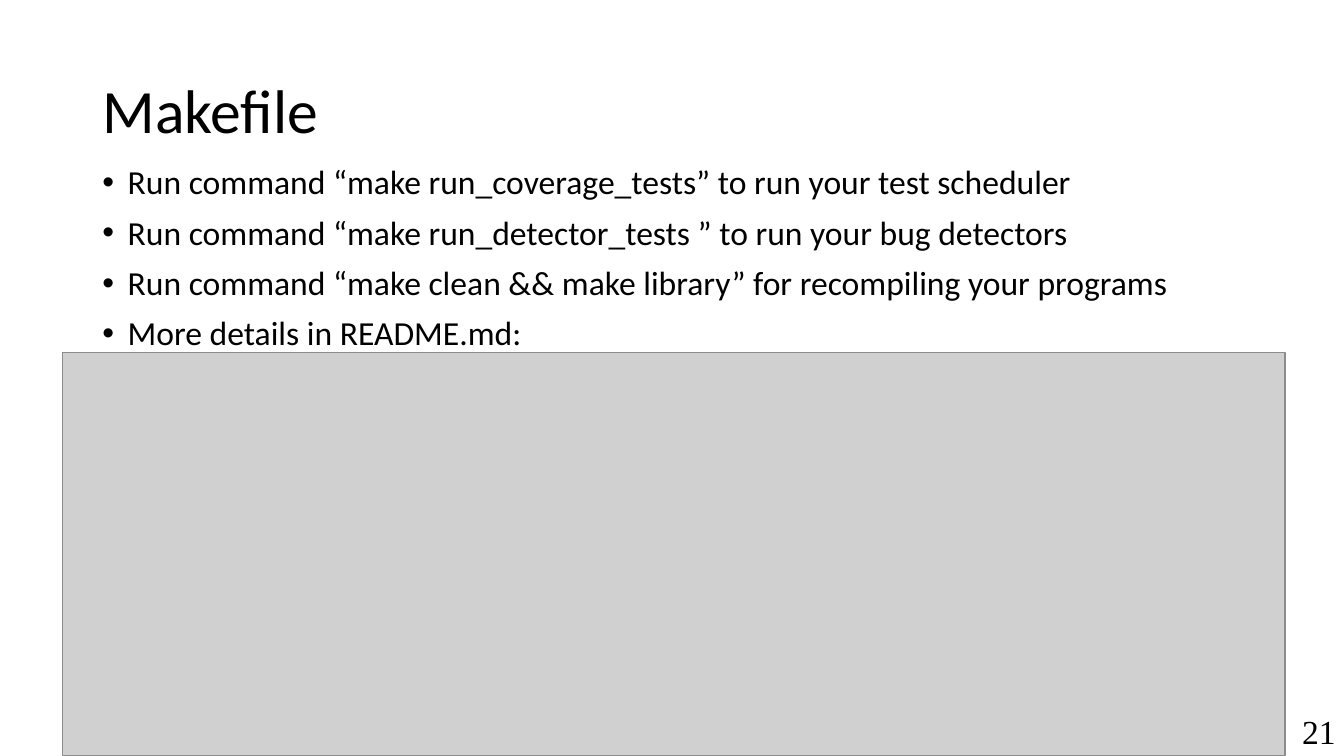
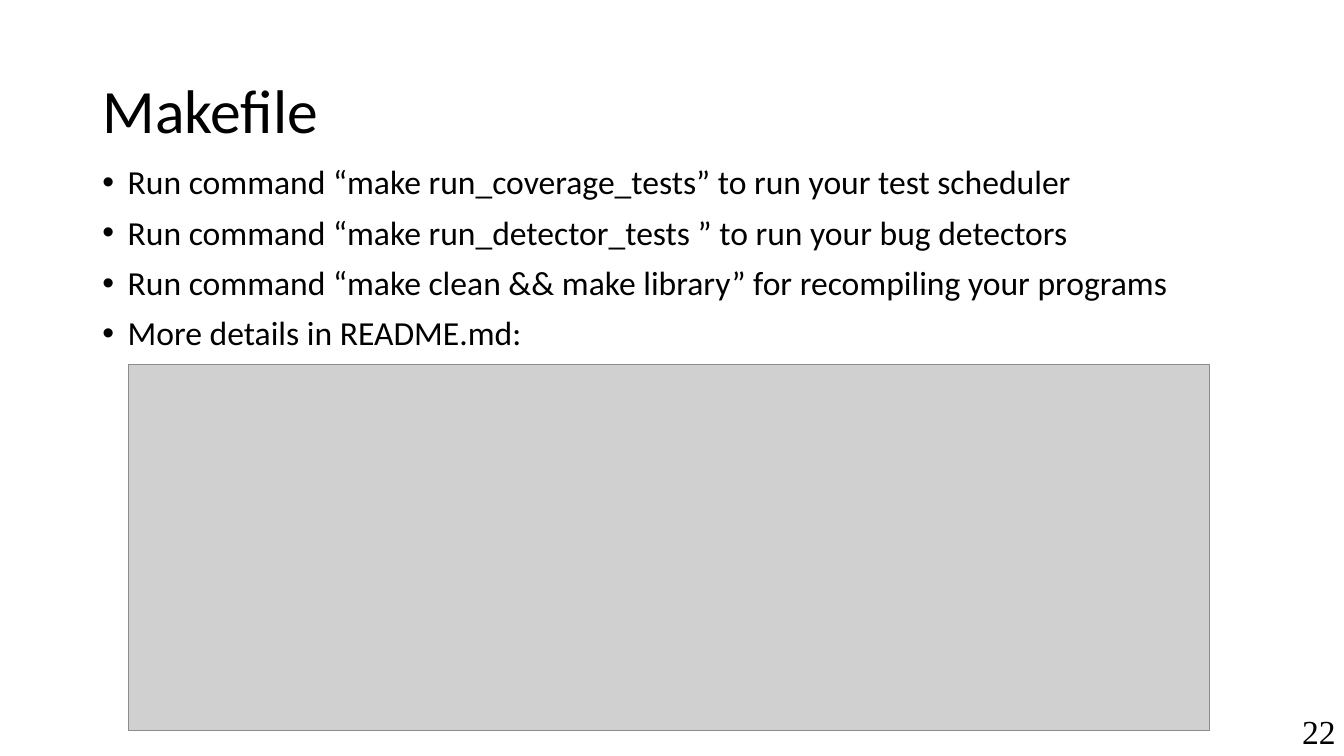
Before and after one commit to antoniobianchi333/cs408, a slide deck: slide 22 of labs/lab1/slides/lab1_intro.pptx (slide 21 before the commit). Drawn at 1344x756 pixels with LibreOffice and Linux fonts; fonts in the diff are those of the drawing; grey boxes stand for pictures. Boxes give left, top, right and bottom in pixels: in the first picture for what was removed or moved away, otherwise in the second. Text is boxed around its words. In the diff, an @@ line names an element or a change of style, - is before the commit and + after.

```diff
--- a/labs/lab1/slides/lab1_intro.pptx
+++ b/labs/lab1/slides/lab1_intro.pptx
@@ picture: place and size @@
-picture at <box>63,353,1286,756</box>
+picture at <box>128,364,1210,730</box>
@@ page number at <box>1302,721,1336,744</box>: text changed @@
-21
+22
```
Also in this commit, not shown: 2 other slides changed, 2 slides added, 2 other files.
